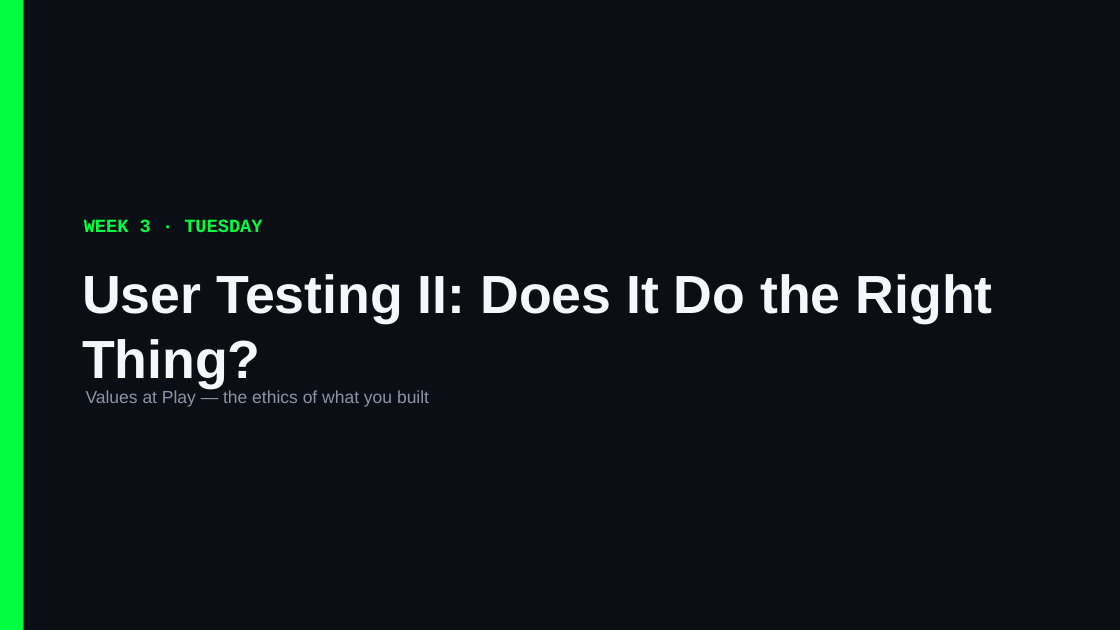
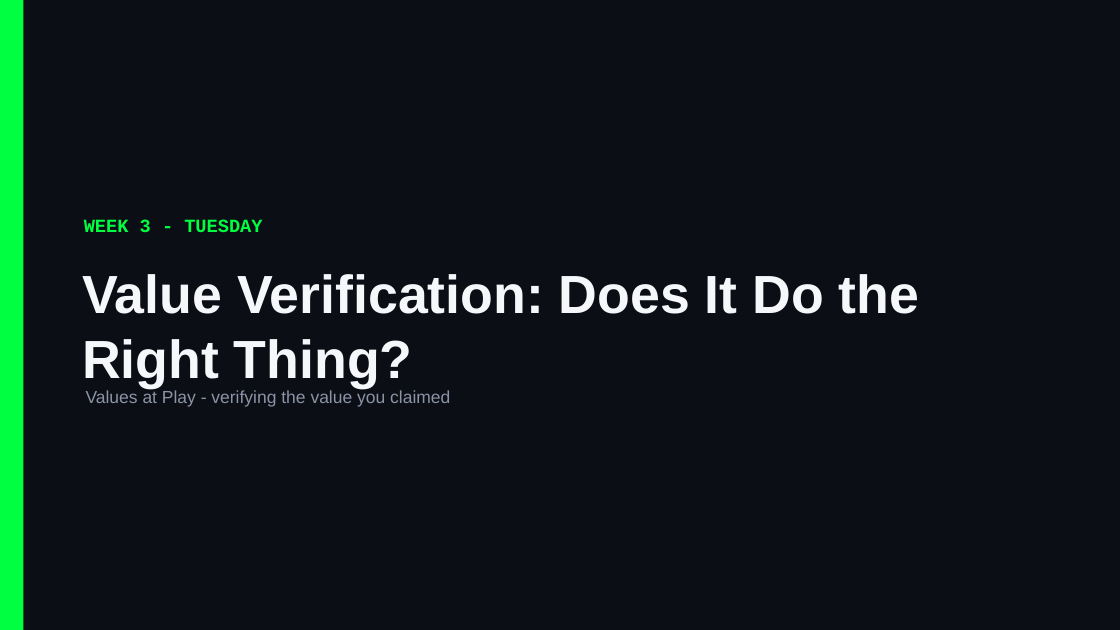
Before and after one commit to Cornell-Tech-Vibe-Coding-Summer-2026/website, a slide deck: slide 1 of slides/Week3-Tue-User-Testing-II.pptx. Drawn at 1120x630 pixels with LibreOffice and Linux fonts; fonts in the diff are those of the drawing. Boxes give left, top, right and bottom in pixels: in the first picture for what was removed or moved away, otherwise in the second. Text is boxed around its words. In the diff, an @@ line names an element or a change of style, - is before the commit and + after.

```diff
--- a/slides/Week3-Tue-User-Testing-II.pptx
+++ b/slides/Week3-Tue-User-Testing-II.pptx
@@ text at (84, 219, 262, 232): text changed @@
-WEEK 3 · TUESDAY
+WEEK 3 - TUESDAY
@@ text at (82, 274, 919, 388): text changed @@
-User Testing II: Does It Do the Right Thing?
+Value Verification: Does It Do the Right Thing?
@@ text at (86, 390, 450, 407): text changed @@
-Values at Play — the ethics of what you built
+Values at Play - verifying the value you claimed
```
Also in this commit, not shown: 5 other slides changed, 8 slides added, 10 slides removed, 4 other files.
